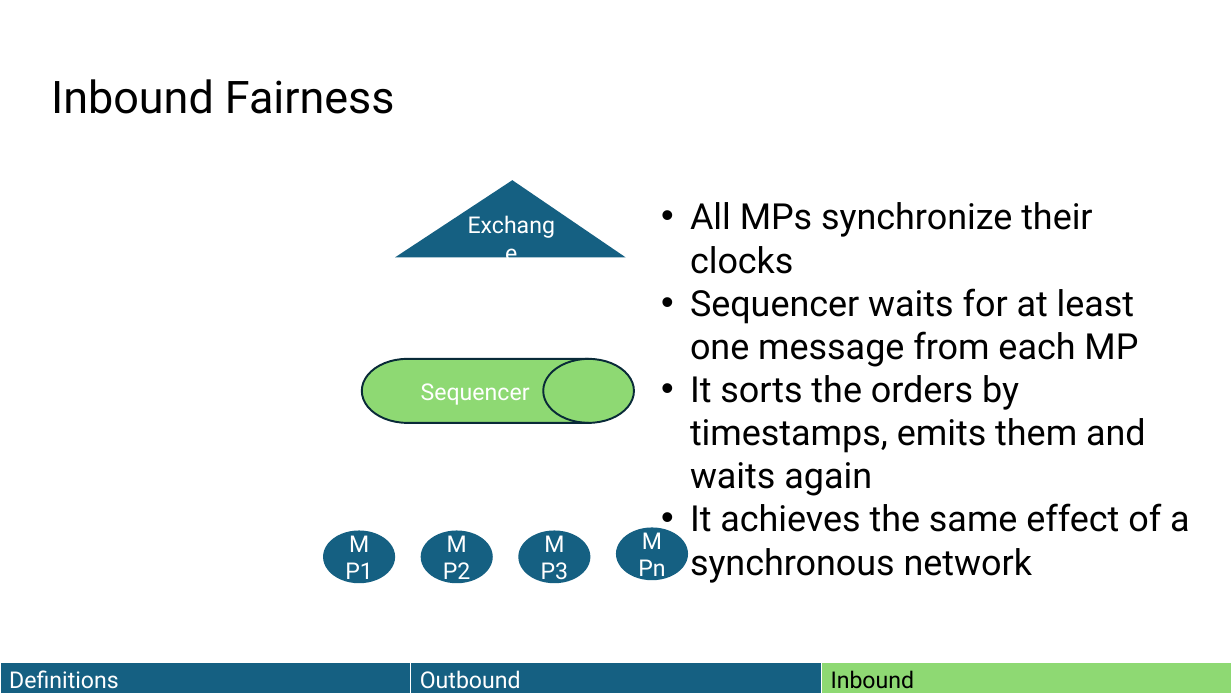
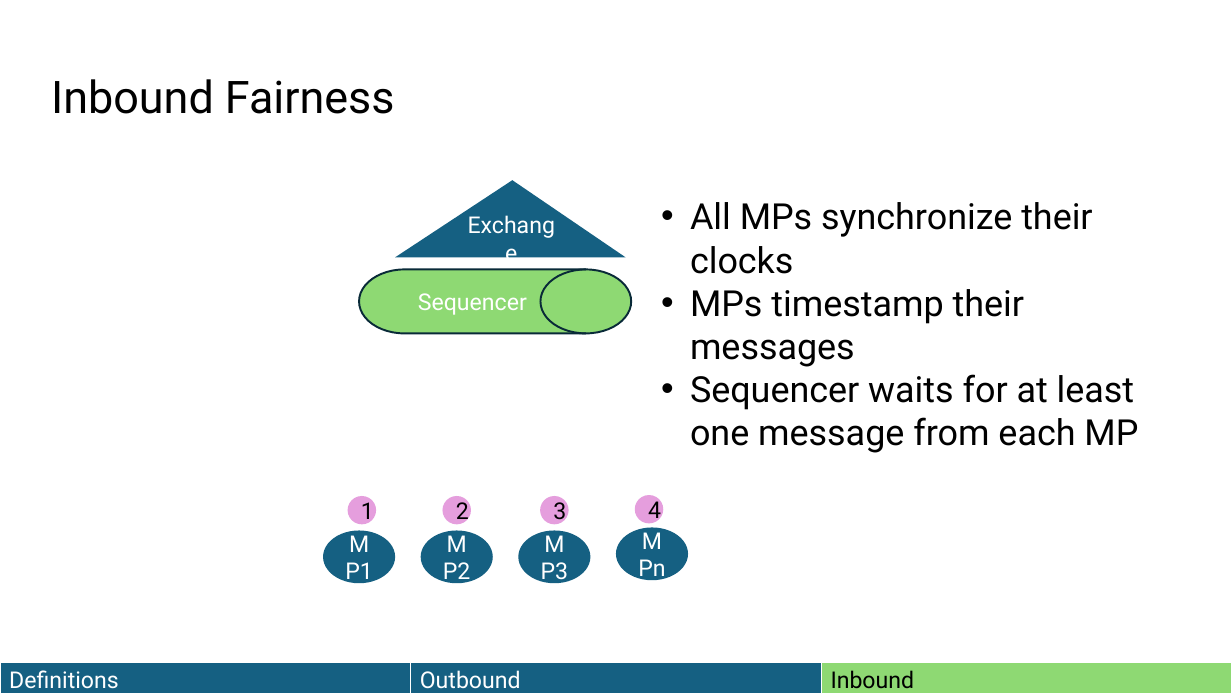
Before and after one commit to HaseebLUMS/Onyx-Presentation, a slide deck: slide 71 of thesis-latency-fairness.pptx (slide 67 before the commit). Drawn at 1232x693 pixels with LibreOffice and Linux fonts; fonts in the diff are those of the drawing. Boxes give left, top, right and bottom in pixels: in the first picture for what was removed or moved away, otherwise in the second. Text is boxed around its words. In the diff, an @@ line names an element or a change of style, - is before the commit and + after.

Commit message:
updated presentation

```diff
--- a/thesis-latency-fairness.pptx
+++ b/thesis-latency-fairness.pptx
@@ flow chart magnetic drum "Sequencer": place and size @@
-flow chart magnetic drum "Sequencer" at box(362, 359, 635, 422)
+flow chart magnetic drum "Sequencer" at box(360, 270, 632, 334)
@@ text at box(690, 289, 1024, 367): paragraph added @@
+• MPs timestamp their messages
@@ text at box(690, 375, 1190, 532): paragraphs removed @@
-• It sorts the orders by timestamps, emits them and waits again
-• It achieves the same effect of a synchronous network
@@ ellipse added at box(348, 496, 376, 525), fill #E59EDD, 18 pt, text #000000 @@
+1
@@ ellipse added at box(443, 496, 471, 525), fill #E59EDD, 18 pt, text #000000 @@
+2
@@ ellipse added at box(541, 496, 569, 525), fill #E59EDD, 18 pt, text #000000 @@
+3
@@ ellipse added at box(635, 495, 664, 524), fill #E59EDD, 18 pt, text #000000 @@
+4
```
Also in this commit, not shown: 3 other slides changed, 16 slides added.
